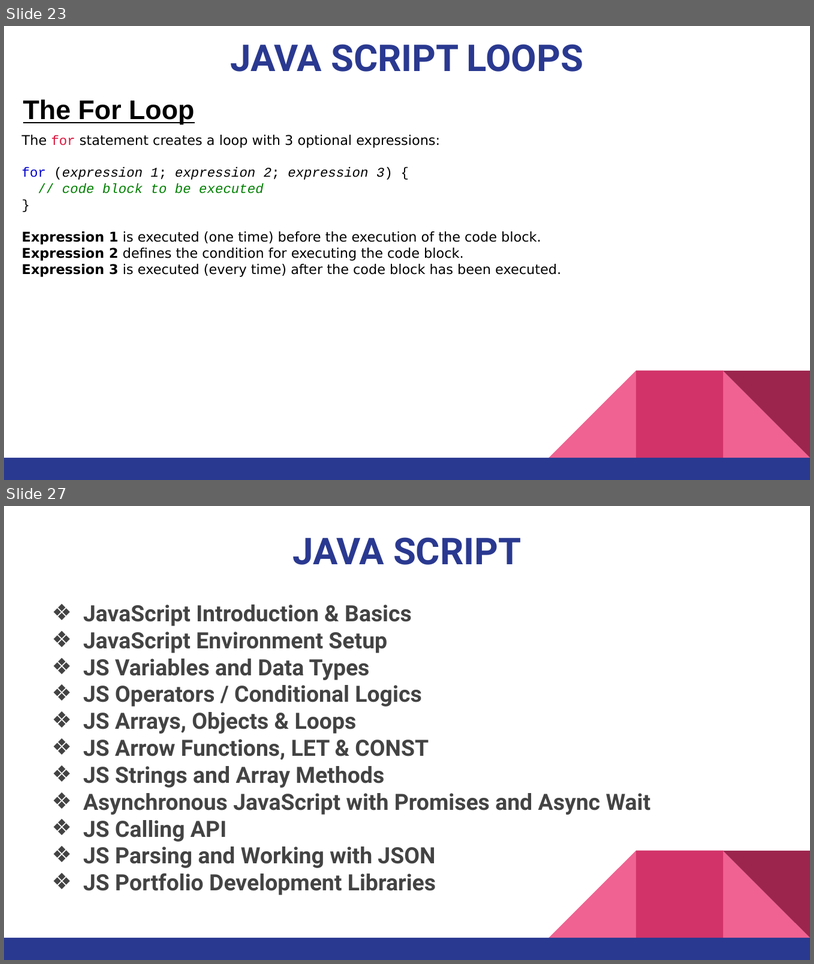
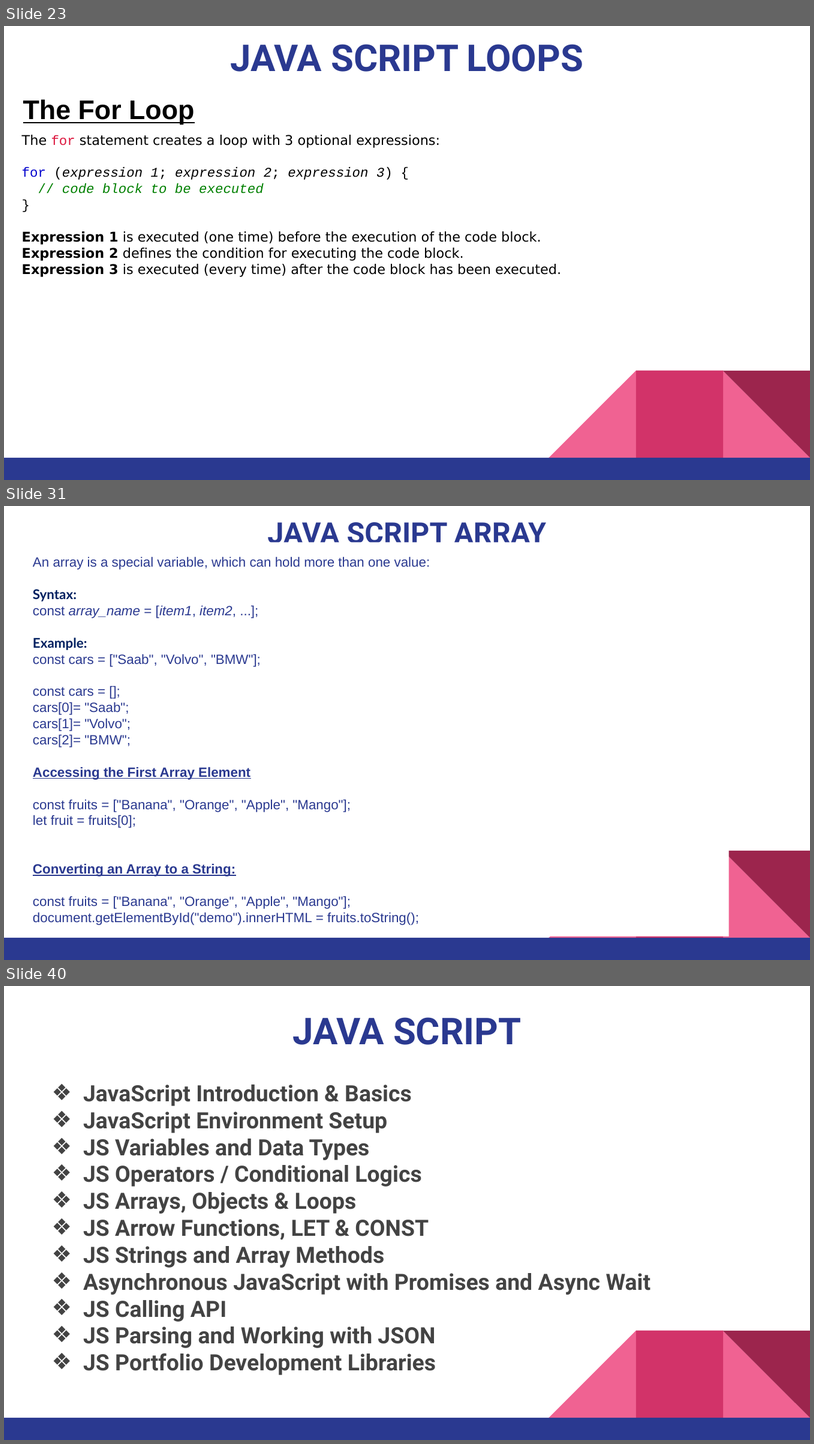
Before and after one commit to pnytrainingrepo/Webdevelopment, a slide deck: JavaScript.pptx. Shown one above the other, each under a label of ours: slides 23 and 27 before the commit, slides 23, 31 and 40 after it; the slides between them are not shown. The pictures are 814x964 and 814x1444 pixels, drawn with LibreOffice and Linux fonts; fonts in the diff are those of the drawing. Boxes give left, top, right and bottom in pixels: in the first picture for what was removed or moved away, otherwise in the second. Text is boxed around its words. In the diff, an @@ line names an element or a change of style, - is before the commit and + after.

```diff
--- a/JavaScript.pptx
+++ b/JavaScript.pptx
@@ slide 31 added at [4, 506, 810, 960], background #FFFFFF; not listed: 5 template elements that a slide beside it also shows @@
@@ title added at [267, 522, 546, 543], 26 pt, text #2A3990, bold @@
+JAVA SCRIPT ARRAY
@@ rectangle added at [33, 542, 730, 936], fill #FFFFFF, 12 pt, text #2A3990 @@
+An array is a special variable, which can hold more than one value:
+Syntax:
+const array_name = [item1, item2, ...];
+Example:
+const cars = ["Saab", "Volvo", "BMW"];
+const cars = [];
+cars[0]= "Saab";
+cars[1]= "Volvo";
+cars[2]= "BMW";
+Accessing the First Array Element
+const fruits = ["Banana", "Orange", "Apple", "Mango"];
+let fruit = fruits[0];
+Converting an Array to a String:
+const fruits = ["Banana", "Orange", "Apple", "Mango"];
+document.getElementById("demo").innerHTML = fruits.toString();
@@ what was slide 27 is now slide 40 @@
```
Also in this commit, not shown: 2 slides changed, 14 other slides added, 2 slides removed, 8 other files.
